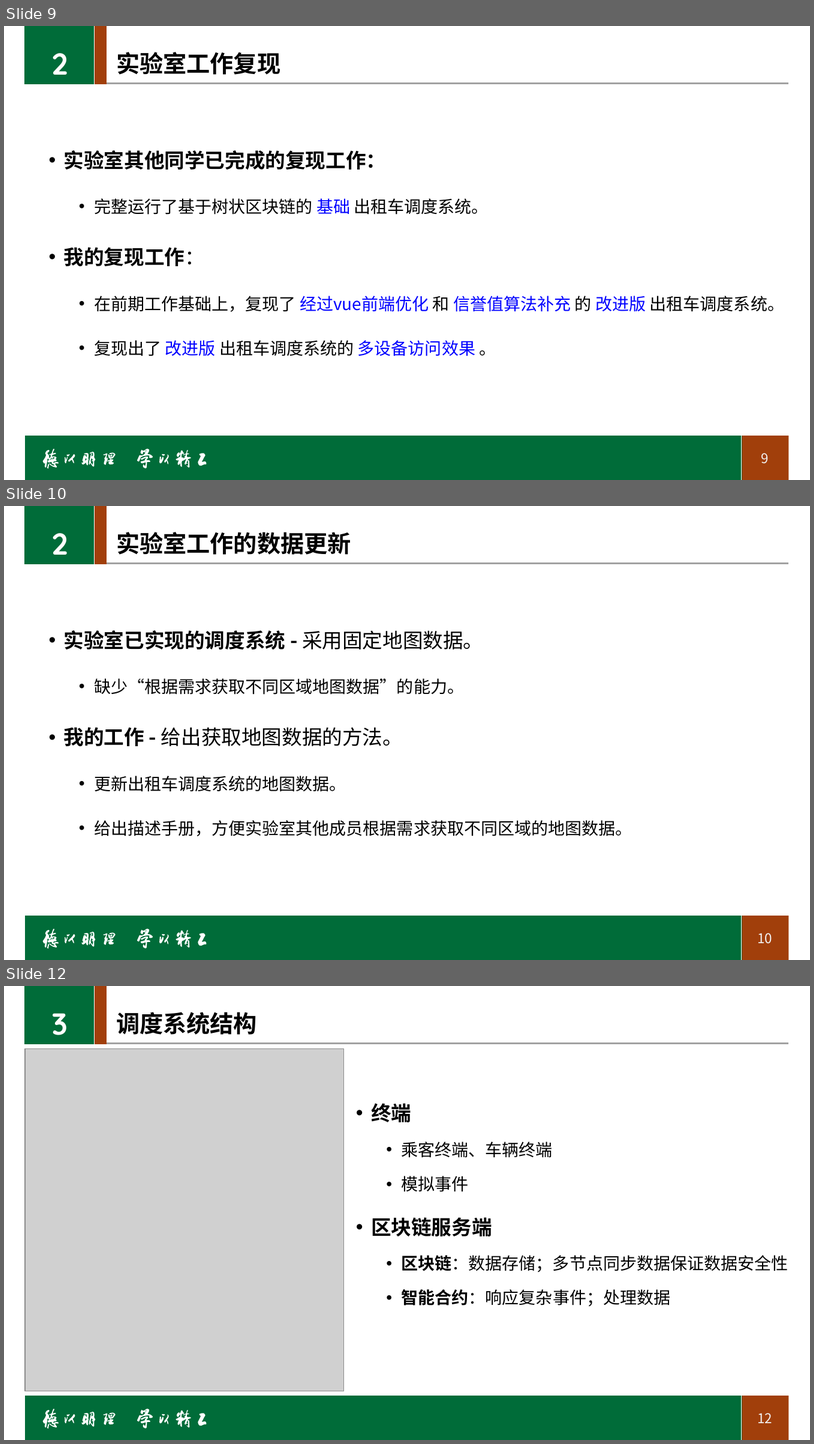
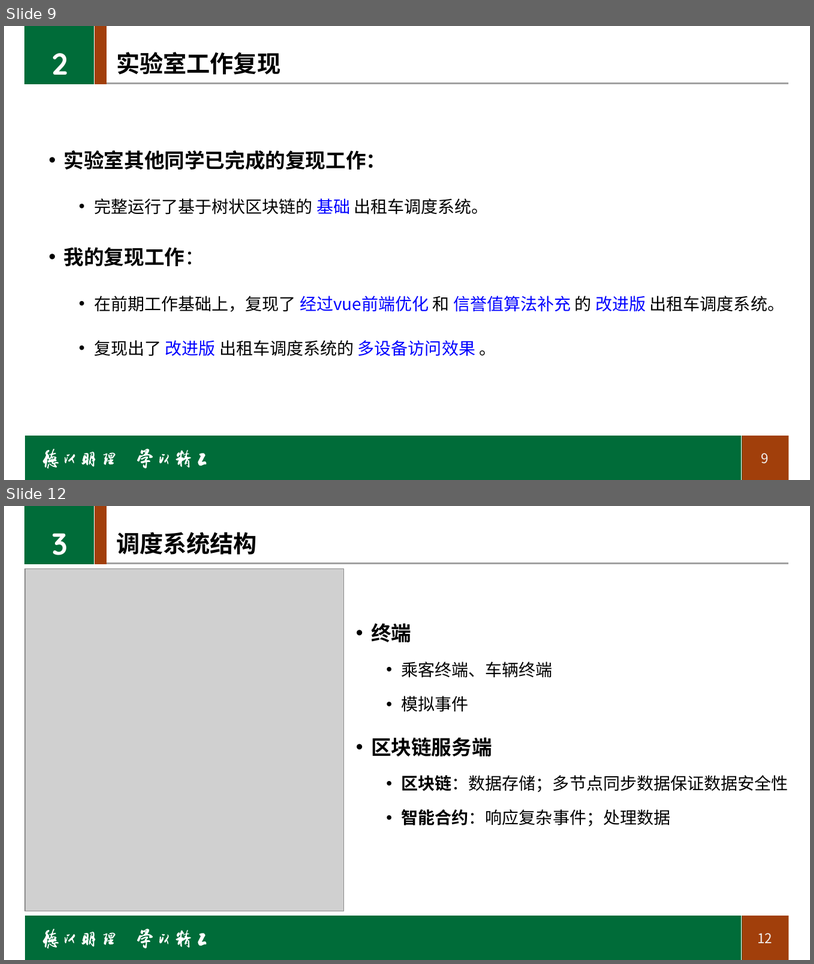
Before and after one commit to LancerEnk/GraduationDesign, a slide deck: doc/汇报ppt.pptx. Shown one above the other, each under a label of ours: slides 9, 10 and 12 before the commit, slides 9 and 12 after it; the slides between them are not shown. The pictures are 814x1444 and 814x964 pixels, drawn with LibreOffice and Linux fonts; fonts in the diff are those of the drawing; grey boxes stand for pictures; background and template pictures are left out. Boxes give left, top, right and bottom in pixels: in the first picture for what was removed or moved away, otherwise in the second. Text is boxed around its words. In the diff, an @@ line names an element or a change of style, - is before the commit and + after.

Commit message:
更新了汇报ppt，修改了部分页面内容、补充了动画效果、添加了演示视频

```diff
--- a/doc/汇报ppt.pptx
+++ b/doc/汇报ppt.pptx
@@ slide 10 removed at (4,506,810,960), background #FFFFFF; not listed: 24 template elements that a slide beside it also shows @@
@@ text removed at (51,533,68,555) @@
-2
@@ title removed at (116,532,351,555) @@
-实验室工作的数据更新
@@ text removed at (64,630,632,836) @@
-  • 实验室已实现的调度系统 - 采用固定地图数据。
-    • 缺少“根据需求获取不同区域地图数据”的能力。
-  • 我的工作 - 给出获取地图数据的方法。
-    • 更新出租车调度系统的地图数据。
-    • 给出描述手册，方便实验室其他成员根据需求获取不同区域的地图数据。
```
Also in this commit, not shown: 10 slides changed, 3 slides added.
